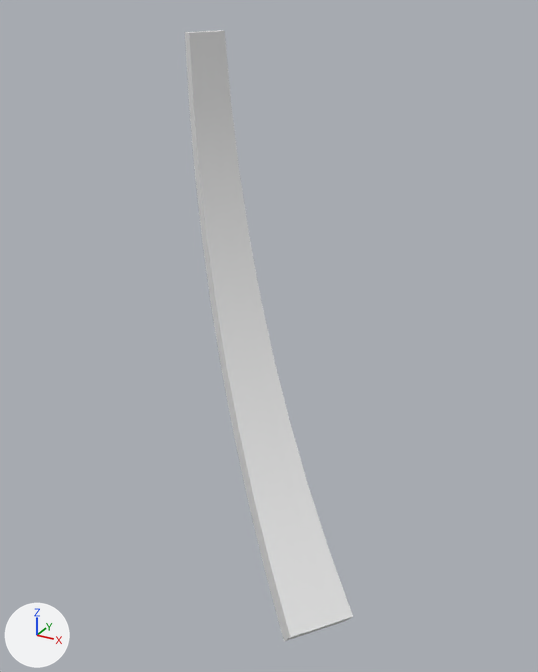
Before and after pictures for a commit that changed the OBJ model NorfolkVizApp/depends/models/L02.obj.
Camera for both pictures: a 50 mm lens placed at (484.0, -719.0, -31.0), pointed at (148.0, -108.0, -336.0). The lights are fixed; the arrows at lower left show +X, +Y and +Z. Where no turn or scale is listed for an object, it has been applied to the vertices.

In view in the first picture: 'L02'.
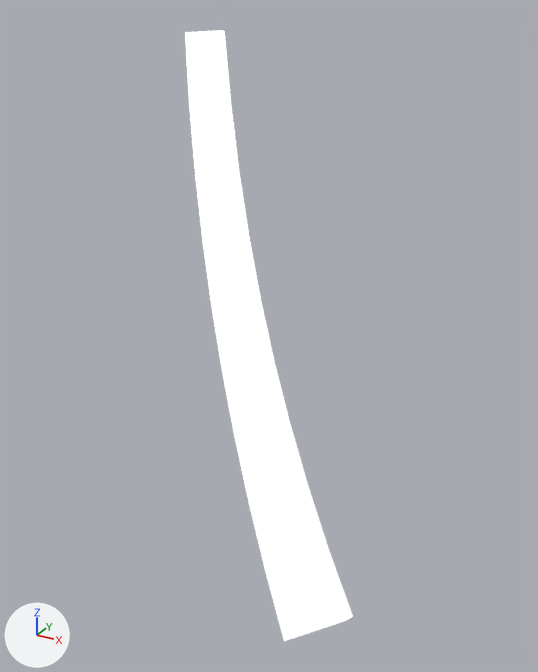
Pixel boxes (x1, y1, x2, y2) of what changed, in the pictures (538 x 672 px):
'L02', recoloured: (185, 30, 353, 641) in both

What changed in the scene script:
```text
Add img_lightgrad_jpg:
    img_lightgrad_jpg = load_image('lightGrad.jpg', 'lightGrad.jpg', 128, 128, 'sRGB')
Add mat_17___default:
    mat_17___default = principled_material('17___Default')
    mat_17___default.texture = img_lightgrad_jpg
    mat_17___default.roughness = 0.9
    mat_17___default.emission_strength = 1.0
Change me_l02:
    where me_l02.from_pydata(...)  # 40 vertices, 76 faces; spans x 11.0..277.0, y -217.0..-7.0, z -629.0..-51.0
    add me_l02.materials.append(mat_17___default)  # picture img_lightgrad_jpg
```
